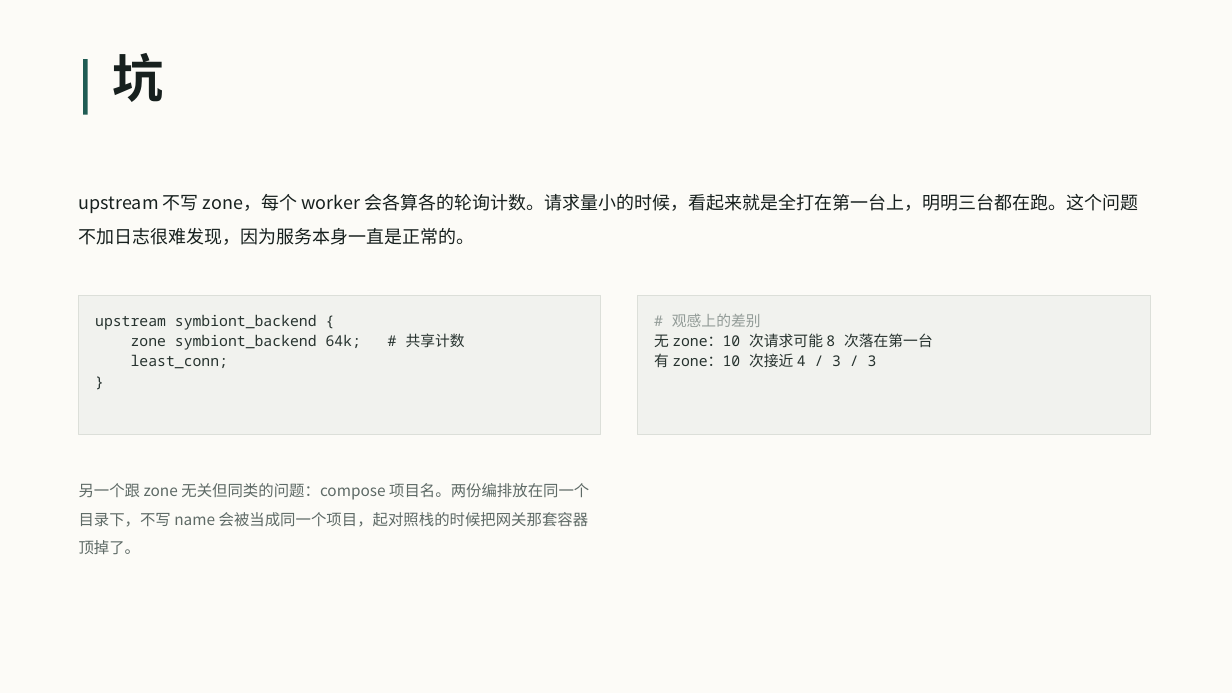
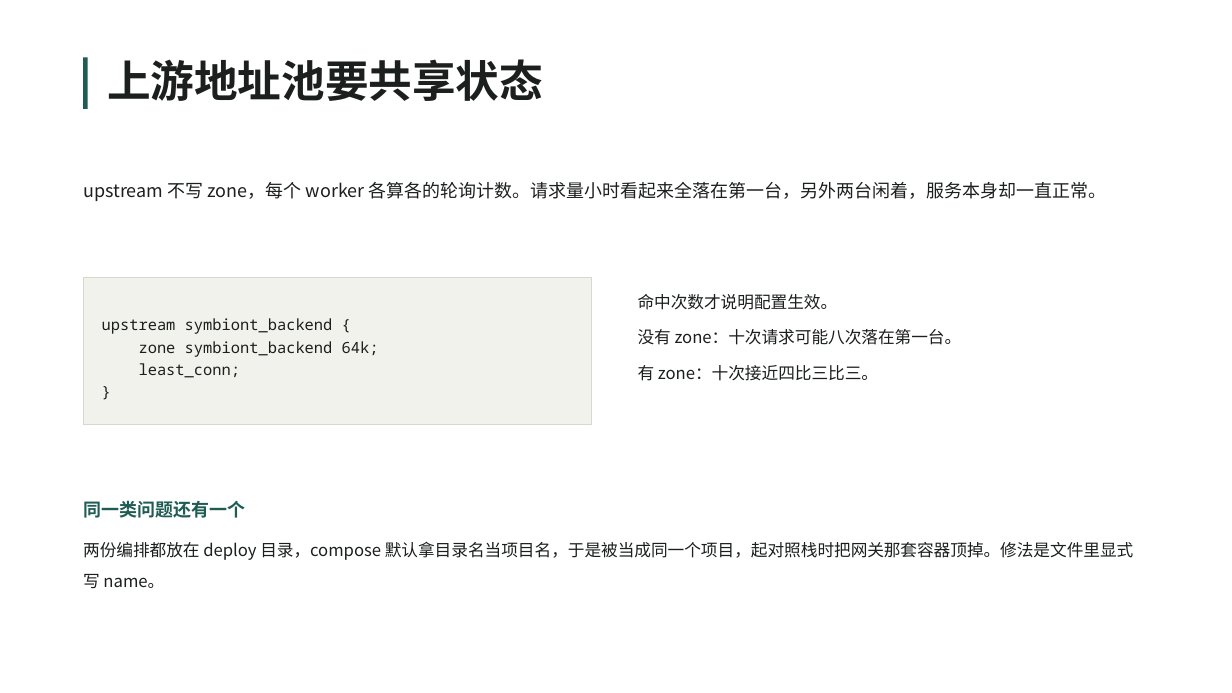
Before and after one commit to VesselPaper/symbiont, a slide deck: slide 5 of share/技术分享-应用代理与负载均衡.pptx (slide 7 before the commit). Drawn at 1232x693 pixels with LibreOffice and Linux fonts; fonts in the diff are those of the drawing; background and template pictures are left out. Boxes give left, top, right and bottom in pixels: in the first picture for what was removed or moved away, otherwise in the second. Text is boxed around its words. In the diff, an @@ line names an element or a change of style, - is before the commit and + after.

Commit message:
docs(share): PPT 改成分章节的五个部分，换纸纹背景，修掉文字重叠
结构 01 原理 / 02 代码 / 03 演示 / 04 项目应用 / 05 总结，共 23 页。
- 纸纹底纹用噪声加边缘压暗生成，白底不再发死
- 标题写清这页讲什么，长短错开；去掉'坑'这类单字
- 末页重写：讲技术本身四条结论，不再讨论项目要不要用负载均衡
- 修两处 Inches 与浮点相加导致的行重叠（七步页、实测页、总结页）
- 正文字号统一提到 12.5 到 13.5

```diff
--- a/share/技术分享-应用代理与负载均衡.pptx
+++ b/share/技术分享-应用代理与负载均衡.pptx
@@ rectangle removed at (0, 0, 1232, 693) @@
@@ rectangle: place and size @@
-rectangle at (83, 59, 88, 115)
+rectangle at (83, 57, 88, 109)
@@ text added at (107, 59, 543, 101), 34 pt, text #1B1F1D, bold @@
+上游地址池要共享状态
@@ text removed at (113, 53, 164, 102) @@
-坑
@@ text at (83, 182, 1107, 201): text changed; text colour #17201E to #1B1F1D @@
-upstream 不写 zone，每个 worker 会各算各的轮询计数。请求量小的时候，看起来就是全打在第一台上，明明三台都在跑。这个问题不加日志很难发现，因为服务本身一直是正常的。
+upstream 不写 zone，每个 worker 各算各的轮询计数。请求量小时看起来全落在第一台，另外两台闲着，服务本身却一直正常。
@@ rectangle "upstream symbiont_backend {": place and size @@
-rectangle "upstream symbiont_backend {" at (79, 296, 601, 434)
+rectangle "upstream symbiont_backend {" at (83, 277, 592, 425)
@@ rectangle "upstream symbiont_backend {" at (83, 277, 592, 425): vertical alignment top to middle; fill #F1F2EE to #F2F2EC; outline #DCDFD9 0.75 pt to #D5D9D2 0.75 pt @@
@@ text at (638, 294, 962, 381): text changed; size 11.5 to 13 pt; font Noto Sans Mono to Noto Sans CJK SC; text colour #27332F to #1B1F1D @@
-# 观感上的差别
-无 zone：10 次请求可能 8 次落在第一台
-有 zone：10 次接近 4 / 3 / 3
+命中次数才说明配置生效。
+没有 zone：十次请求可能八次落在第一台。
+有 zone：十次接近四比三比三。
@@ text "命中次数才说明配置生效。": place and size @@
-text "命中次数才说明配置生效。" at (638, 296, 1151, 434)
+text "命中次数才说明配置生效。" at (638, 294, 962, 381)
@@ text "命中次数才说明配置生效。" at (638, 294, 962, 381): fill #F1F2EE to none; outline #DCDFD9 0.75 pt to none @@
@@ text in rectangle at (102, 318, 333, 378): size 11.5 to 12 pt, text colour #27332F to #1B1F1D in "upstream symbiont_backend {", "least_conn;", "}"; line spacing 1.15 to 1.2 @@
@@ text in rectangle at (139, 341, 379, 357): text changed; size 11.5 to 12 pt; text colour #27332F to #1B1F1D @@
-zone symbiont_backend 64k; # 共享计数
+zone symbiont_backend 64k;
@@ text added at (83, 500, 245, 518), 14 pt, text #1F5C54, bold @@
+同一类问题还有一个
@@ text at (83, 541, 1133, 588): text changed; size 12 to 13 pt; text colour #5E6A66 to #1B1F1D @@
-另一个跟 zone 无关但同类的问题：compose 项目名。两份编排放在同一个目录下，不写 name 会被当成同一个项目，起对照栈的时候把网关那套容器顶掉了。
+两份编排都放在 deploy 目录，compose 默认拿目录名当项目名，于是被当成同一个项目，起对照栈时把网关那套容器顶掉。修法是文件里显式写 name。
```
Also in this commit, not shown: 12 other slides changed, 10 slides added, 7 slides removed, 4 other files.
